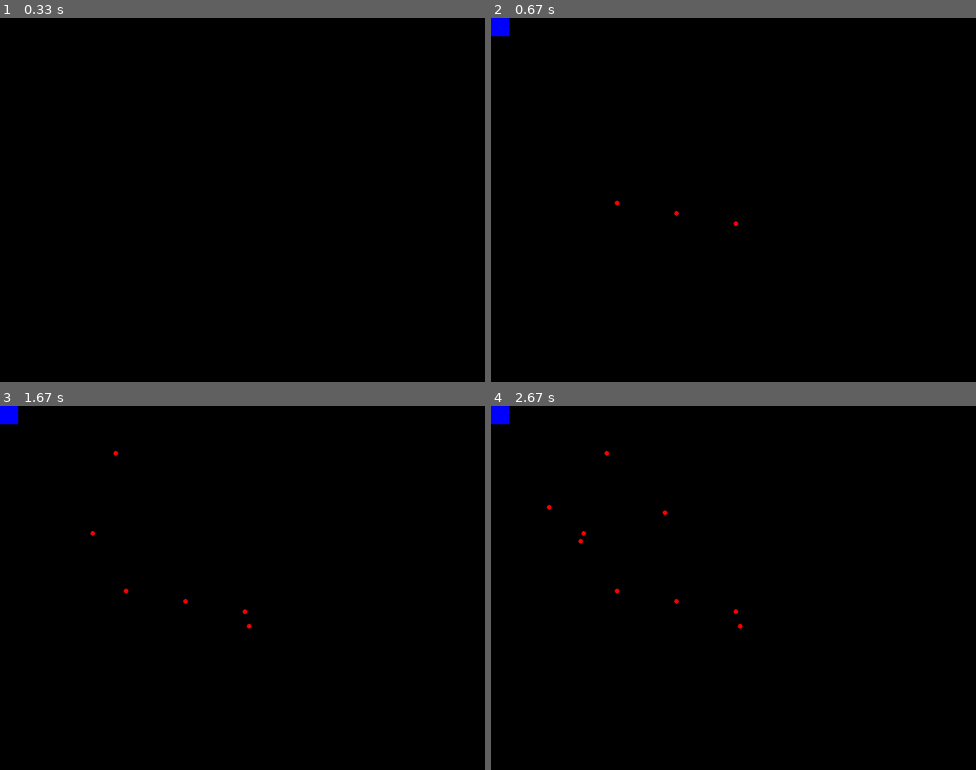
Above: before the commit, frames 1-4 (two rows, left to right).
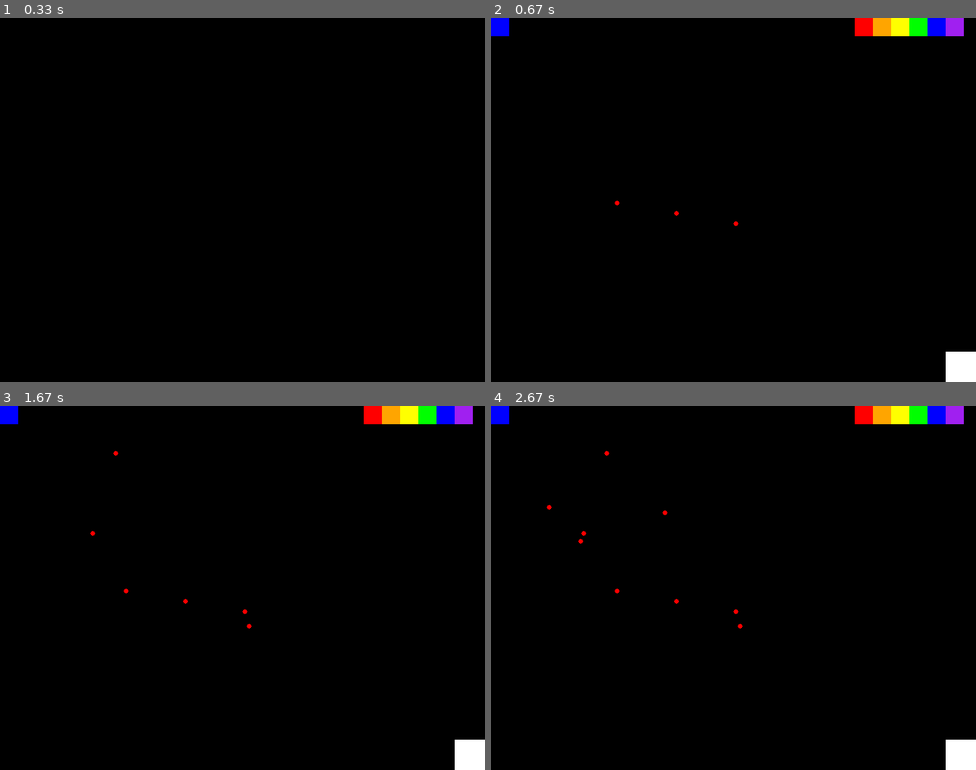
Above: after the commit, the same moments.

Repository: alabayk/paint_on_pygame
Game: pygame game, started from paint.py
The game is run twice, just before and just after one commit, with the same random seed, the same clock (stepped at 60 frames per second) and the same inputs.
Inputs (mouse positions are in pixels of both pictures, inside the frame that each line leads up to):
- Up to frame 1 (0.33 s): no input
- Up to frame 2 (0.67 s): press the mouse at (733, 221) at 0.37 s; move the mouse to (675, 214) at 0.47 s; release the mouse at (617, 203) at 0.6 s
- Up to frame 3 (1.67 s): click (92, 533) at 0.72 s; click (116, 453) at 1.05 s; click (247, 624) at 1.43 s
- Up to frame 4 (2.67 s): click (665, 511) at 1.73 s; click (549, 507) at 2.07 s; click (578, 540) at 2.4 s

Frame 1 is identical in both runs. In frame 2, 1.6% of the frame differs, in the area x 75-100%, y 0-100%; in frame 3, 1.6%; in frame 4, 1.6%.

Commit message:
выбор файла и палитра

Diff:
--- a/paint.py
+++ b/paint.py
@@ -1,4 +1,5 @@
 import pygame
+from tkinter.filedialog import askopenfilename
 pygame.init()
 width = 800
 height = 600
@@ -8,8 +9,17 @@
 flag_lastika = False
 nazhat = False
 rad = 4
+filename = ''
+zvet = pygame.Color('RED')
 
 while running:
+    pygame.draw.rect(screen, pygame.Color('white'), [750, 550, 50, 50], )
+    pygame.draw.rect(screen, pygame.Color('red'), [600, 0, 30, 30], )
+    pygame.draw.rect(screen, pygame.Color('orange'), [630, 0, 30, 30], )
+    pygame.draw.rect(screen, pygame.Color('yellow'), [660, 0, 30, 30], )
+    pygame.draw.rect(screen, pygame.Color('green'), [690, 0, 30, 30], )
+    pygame.draw.rect(screen, pygame.Color('blue'), [720, 0, 30, 30], )
+    pygame.draw.rect(screen, pygame.Color('purple'), [750, 0, 30, 30], )
     if flag_ris:
         pygame.draw.rect(screen, pygame.Color('Blue'), [0, 0, 30, 30], )
     elif flag_lastika:
@@ -29,11 +39,33 @@
             flag_lastika = False
             pygame.draw.rect(screen, pygame.Color('Blue'), [0, 0, 30, 30], )
             pygame.display.update()
+        if event.type == pygame.MOUSEBUTTONDOWN and event.pos[0] >= 750 and event.pos[1] >= 550:
+            filename = askopenfilename()
+
+        if event.type == pygame.MOUSEBUTTONDOWN and 600 <= event.pos[0] <= 629 and event.pos[1] <= 30:
+            zvet = pygame.Color('red')
+            pygame.display.update()
+        if event.type == pygame.MOUSEBUTTONDOWN and 630 <= event.pos[0] <= 659 and event.pos[1] <= 30:
+            zvet = pygame.Color('orange')
+            pygame.display.update()
+        if event.type == pygame.MOUSEBUTTONDOWN and 660 <= event.pos[0] <= 689 and event.pos[1] <= 30:
+            zvet = pygame.Color('yellow')
+            pygame.display.update()
+        if event.type == pygame.MOUSEBUTTONDOWN and 690 <= event.pos[0] <= 719 and event.pos[1] <= 30:
+            zvet = pygame.Color('green')
+            pygame.display.update()
+        if event.type == pygame.MOUSEBUTTONDOWN and 720 <= event.pos[0] <= 749 and event.pos[1] <= 30:
+            zvet = pygame.Color('blue')
+            pygame.display.update()
+        if event.type == pygame.MOUSEBUTTONDOWN and 750 <= event.pos[0] <= 779 and event.pos[1] <= 30:
+            zvet = pygame.Color('purple')
+            pygame.display.update()
+
         if event.type == pygame.MOUSEBUTTONUP:
             nazhat = False
 
     if flag_ris and nazhat:
-        pygame.draw.circle(screen, pygame.Color('RED'), pygame.mouse.get_pos(), rad)
+        pygame.draw.circle(screen, zvet, pygame.mouse.get_pos(), rad)
         pygame.display.update()
     elif flag_lastika and nazhat:
         pygame.draw.circle(screen, pygame.Color('black'), pygame.mouse.get_pos(), rad)
